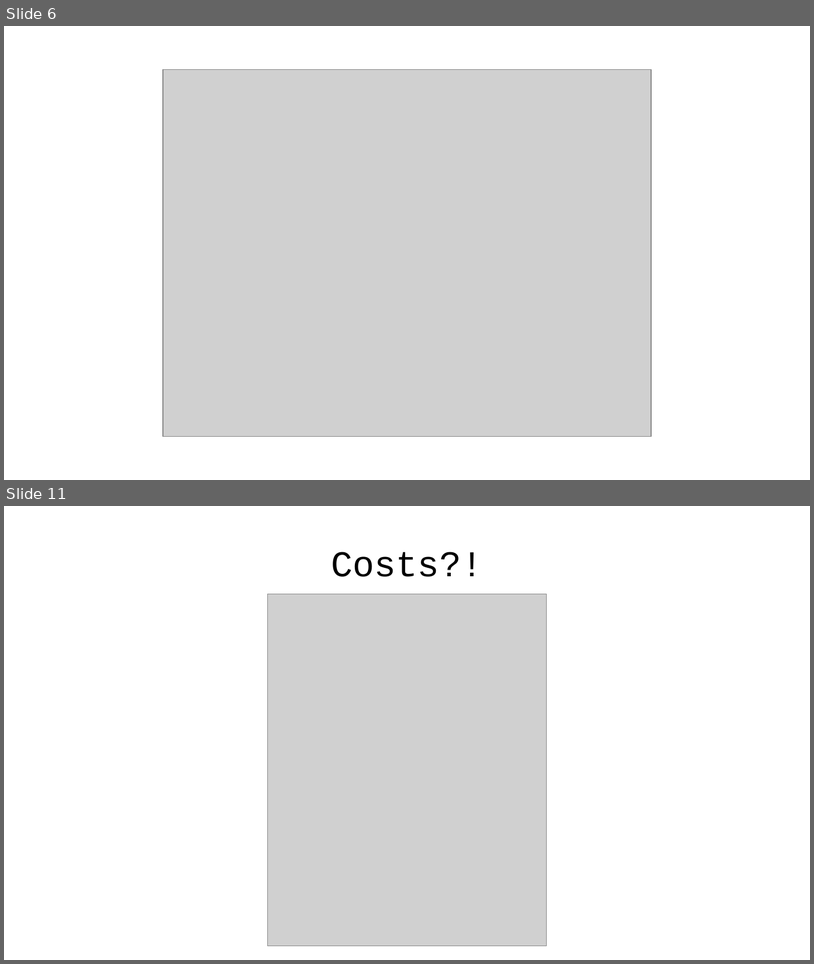
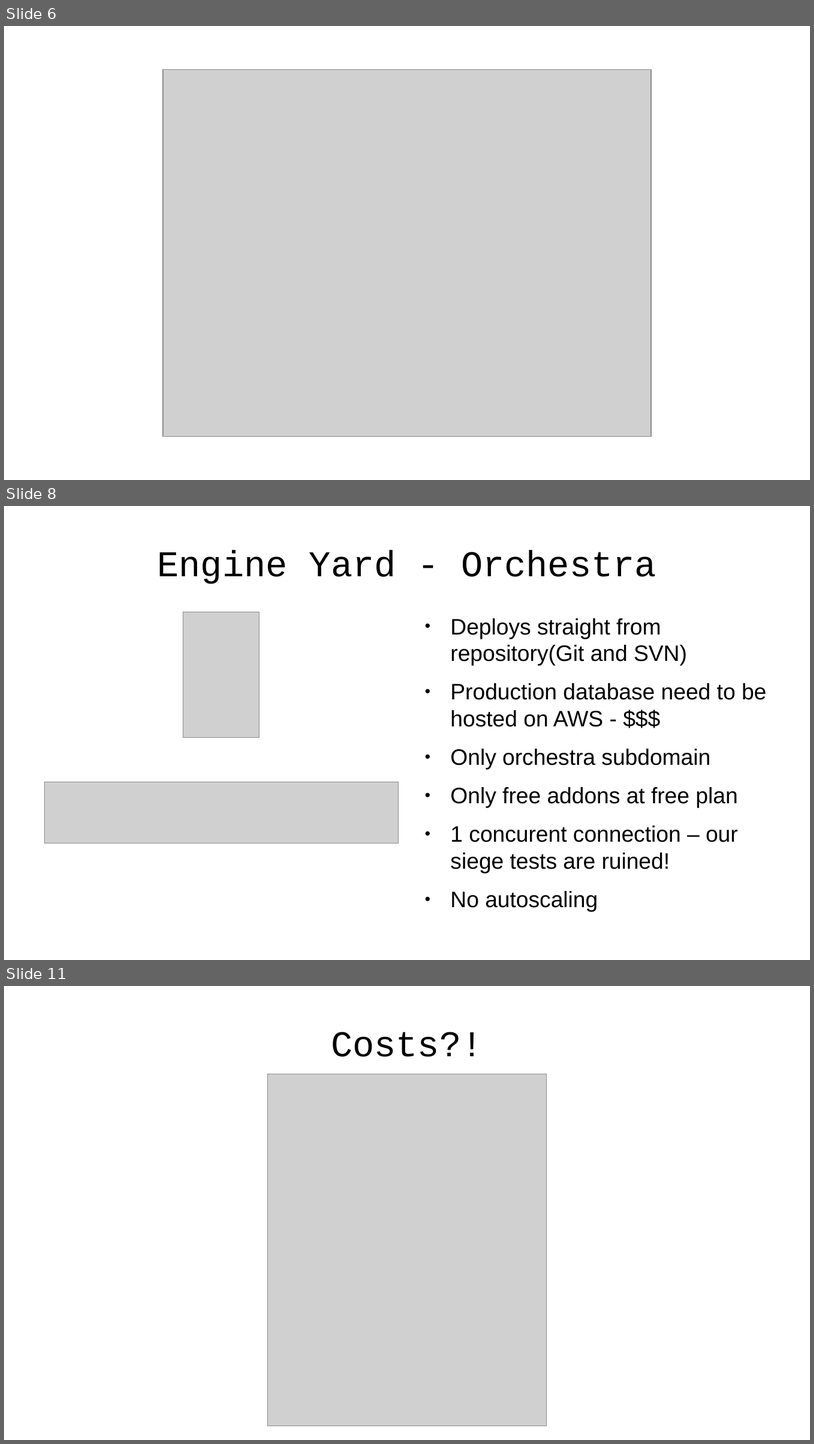
Before and after one commit to emgiezet/meetphp-8, a slide deck: presentation/presentation.odp. Shown one above the other, each under a label of ours: slides 6 and 11 before the commit, slides 6, 8 and 11 after it; the slides between them are not shown. The pictures are 814x964 and 814x1444 pixels, drawn with LibreOffice and Linux fonts; fonts in the diff are those of the drawing; grey boxes stand for pictures; background and template pictures are left out. Boxes give left, top, right and bottom in pixels: in the first picture for what was removed or moved away, otherwise in the second. Text is boxed around its words. In the diff, an @@ line names an element or a change of style, - is before the commit and + after.

```diff
--- a/presentation/presentation.odp
+++ b/presentation/presentation.odp
@@ slide 8 added at (4,506,810,960), background picture (left out) @@
@@ title added at (157,550,657,584), 35.7 pt, text #000000 @@
+Engine Yard - Orchestra
@@ picture added at (183,612,260,737) @@
@@ text added at (450,618,767,873), 22 pt, text #000000 @@
+● Deploys straight from repository(Git and SVN)
+● Production database need to be hosted on AWS - $$$
+● Only orchestra subdomain
+● Only free addons at free plan
+● 1 concurent connection – our siege tests are ruined!
+● No autoscaling
@@ picture added at (44,782,398,843) @@
```
Also in this commit, not shown: 8 slides changed, 7 other slides added, 3 slides removed, 7 other files.
